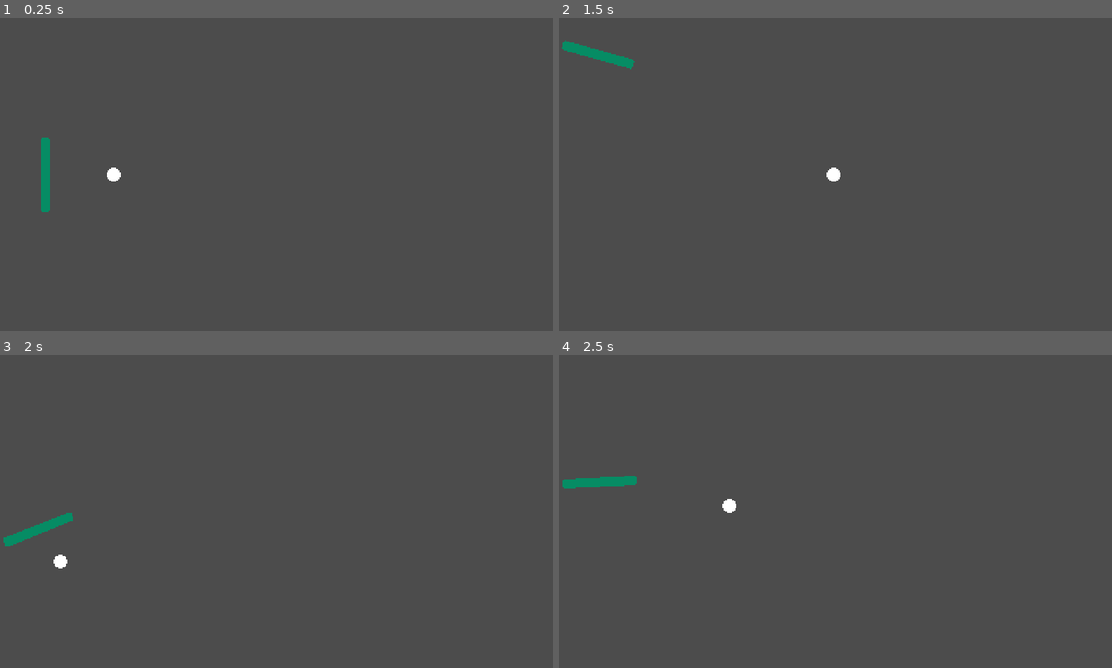
Above: before the commit, frames 1-4 (two rows, left to right).
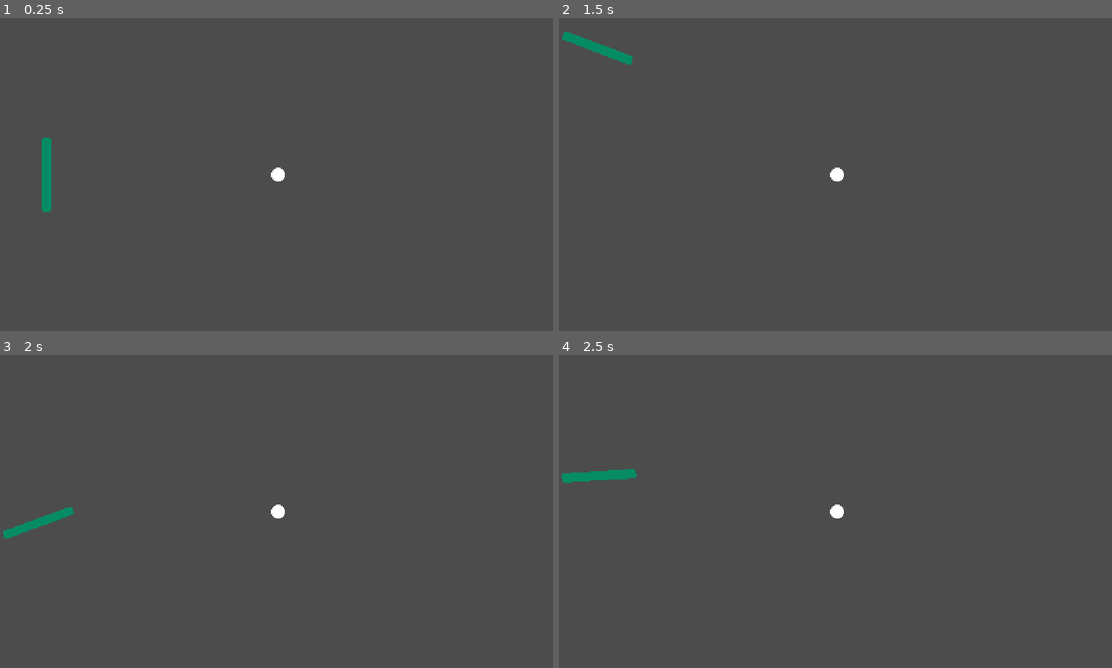
Above: after the commit, the same moments.

Repository: adatechschool/spin-spong
Game: Godot game, scene res://scenes/pong.tscn
The game is run twice, just before and just after one commit, with the same random seed, the same clock (stepped at 60 frames per second) and the same inputs.
Inputs:
- Up to frame 1 (0.25 s): no input
- Up to frame 2 (1.5 s): hold Up (adriel_goes_up) 0.53-1.28 s; hold Down (adriel_goes_down) from 1.28 s (still down)
- Up to frame 3 (2 s): keep holding Down (adriel_goes_down)
- Up to frame 4 (2.5 s): release Down (adriel_goes_down) at 2.03 s; hold Up (adriel_goes_up) from 2.03 s (still down)

The runs differ from the first frame. In frame 1, 0.3% of the frame differs, in the area x 7-52%, y 38-62%; in frame 2, 0.6%; in frame 3, 0.7%; in frame 4, 0.7%, in the area x 0-52%, y 36-53%.

Commit message:
Attache le script à l’objet plutôt qu’à l’instance.

Diff:
--- a/scenes/ball.tscn
+++ b/scenes/ball.tscn
@@ -1,5 +1,6 @@
-[gd_scene load_steps=4 format=2]
+[gd_scene load_steps=5 format=2]
 
+[ext_resource path="res://scripts/ball.gd" type="Script" id=1]
 [ext_resource path="res://sprites/ball.png" type="Texture" id=2]
 
 [sub_resource type="PhysicsMaterial" id=1]
@@ -14,6 +15,7 @@
 mass = 0.01
 physics_material_override = SubResource( 1 )
 gravity_scale = 0.0
+script = ExtResource( 1 )
 
 [node name="hitbox" type="CollisionShape2D" parent="."]
 shape = SubResource( 2 )
--- a/scenes/pong.tscn
+++ b/scenes/pong.tscn
@@ -1,10 +1,9 @@
-[gd_scene load_steps=6 format=2]
+[gd_scene load_steps=5 format=2]
 
 [ext_resource path="res://scripts/pong.gd" type="Script" id=1]
 [ext_resource path="res://scenes/border.tscn" type="PackedScene" id=2]
 [ext_resource path="res://scenes/paddle.tscn" type="PackedScene" id=3]
 [ext_resource path="res://scenes/ball.tscn" type="PackedScene" id=4]
-[ext_resource path="res://scripts/ball.gd" type="Script" id=5]
 
 [node name="pong" type="Node"]
 script = ExtResource( 1 )
@@ -16,7 +15,6 @@
 
 [node name="ball" parent="." instance=ExtResource( 4 )]
 position = Vector2( 240, 135 )
-linear_velocity = Vector2( -8000, 0 )
 linear_damp = 0.0
 angular_damp = 0.0
-script = ExtResource( 5 )
+script = null
--- a/scripts/ball.gd
+++ b/scripts/ball.gd
@@ -1,7 +1,10 @@
 extends RigidBody2D
 
-export var max_speed = 500
+export var max_speed = 200
+
+func _ready():
+	set_axis_velocity(Vector2(100, 100))
 
 func _integrate_forces(_state):
 	if linear_velocity.length() > max_speed:
-		set_axis_velocity(linear_velocity.normalized() * max_speed)
+		linear_velocity = linear_velocity.normalized() * max_speed
